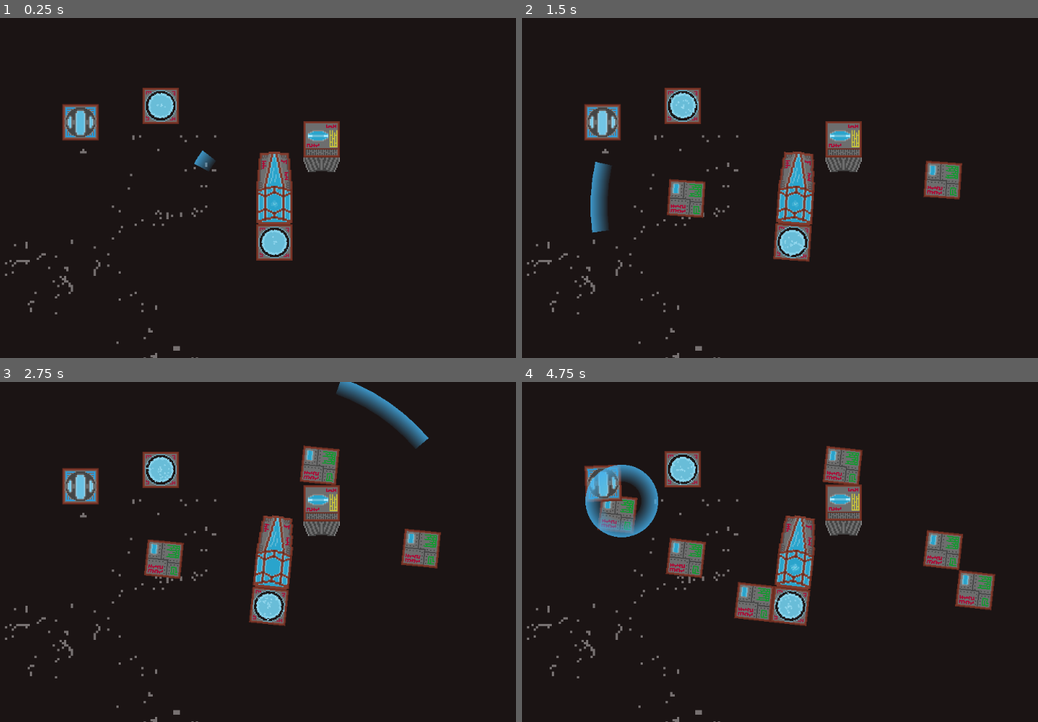
Above: before the commit, frames 1-4 (two rows, left to right).
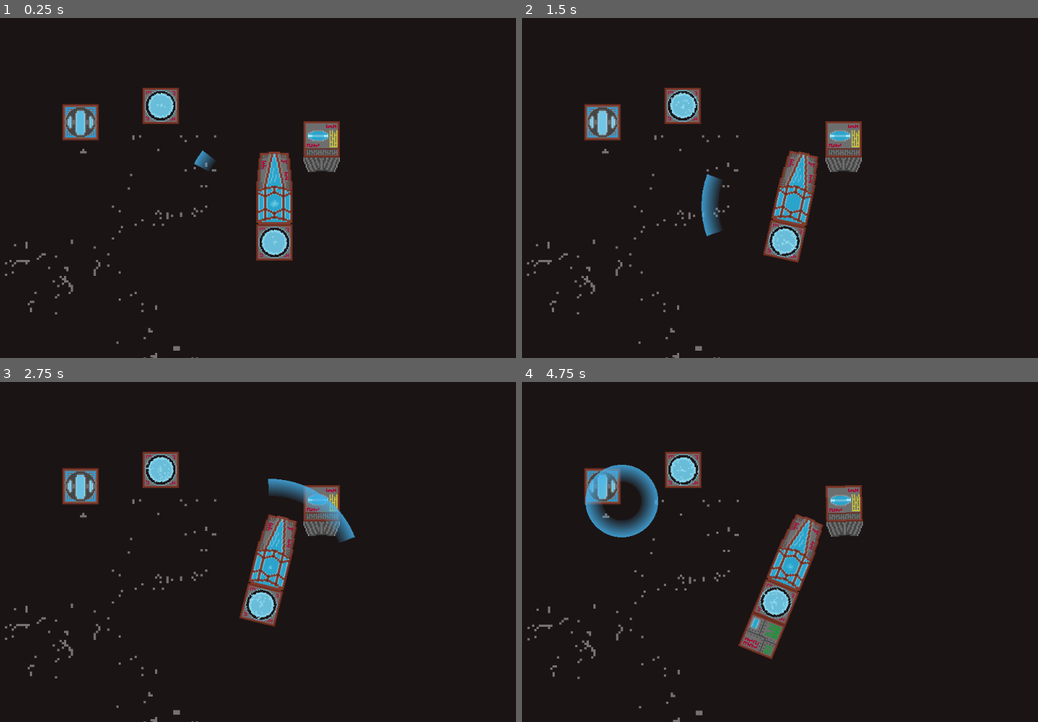
Above: after the commit, the same moments.

Repository: CiaranWoodward/LD45
Game: Godot game, scene res://Space.tscn
Same seed, same stepped clock (60 frames per second), same inputs: the game is played once before the commit and once after it.
Inputs (mouse positions are in pixels of both pictures, inside the frame that each line leads up to):
- Up to frame 1 (0.25 s): no input
- Up to frame 2 (1.5 s): move the mouse to (924, 171) at 0.52 s; hold D (rot_right) 0.53-1.28 s; click (924, 171) at 0.6 s; move the mouse to (681, 205) at 1.27 s; hold A (rot_left) from 1.28 s (still down); click (681, 205) at 1.35 s
- Up to frame 3 (2.75 s): move the mouse to (330, 477) at 2.02 s; release A (rot_left) at 2.03 s; hold D (rot_right) from 2.03 s (still down); hold Space (shoot) from 2.03 s (still down); click (330, 477) at 2.3 s
- Up to frame 4 (4.75 s): move the mouse to (769, 620) at 2.77 s; release D (rot_right) at 2.78 s; release Space (shoot) at 2.78 s; hold W (thrust) 2.78-3.53 s; tap Tab (toggle_build) at 2.85 s; click (769, 620) at 3.05 s; move the mouse to (970, 603) at 3.52 s; hold A (rot_left) from 3.53 s (still down); click (970, 603) at 3.6 s; move the mouse to (620, 501) at 4.27 s; click (620, 501) at 4.35 s

The runs differ from the first frame. In frame 1, less than 0.1% of the frame differs, in the area x 52-55%, y 53-56%; in frame 2, 4.4%; in frame 3, 5.8%; in frame 4, 8.6%, in the area x 0-92%, y 18-100%.

Commit message:
Make sure built nodes have valid connection to ship

Diff:
--- a/PlayerCore.gd
+++ b/PlayerCore.gd
@@ -63,6 +63,17 @@
 	if connected_tiles.has(mapCoords):
 		return false
 
+	#Tile has no valid neighbor
+	var direction = Vector2(1, 0)
+	var connected = false
+	for i in range(4):
+		if connected_tiles.has(mapCoords + direction):
+			connected = true
+			break
+		direction = direction.rotated(PI/2).round()
+	if !connected:
+		return false
+
 	return true
 
 func add_part(part, mapCoords : Vector2) -> void:
--- a/Space.tscn
+++ b/Space.tscn
@@ -52,7 +52,7 @@
 scale = Vector2( 2, 2 )
 frames = SubResource( 2 )
 animation = "Breathing"
-frame = 2
+frame = 4
 playing = true
 
 [node name="CollisionShape2D" type="CollisionShape2D" parent="PlayerCore"]
